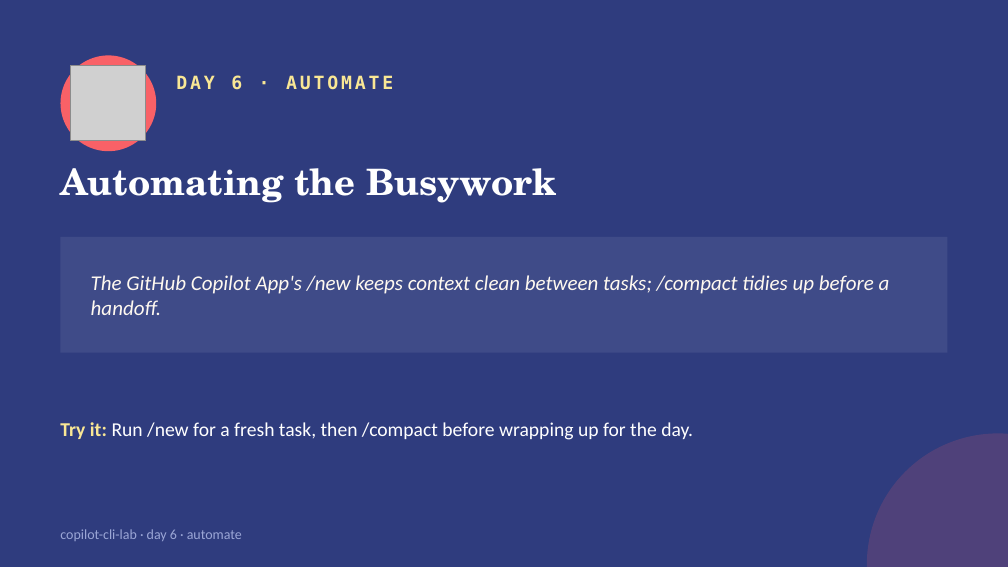
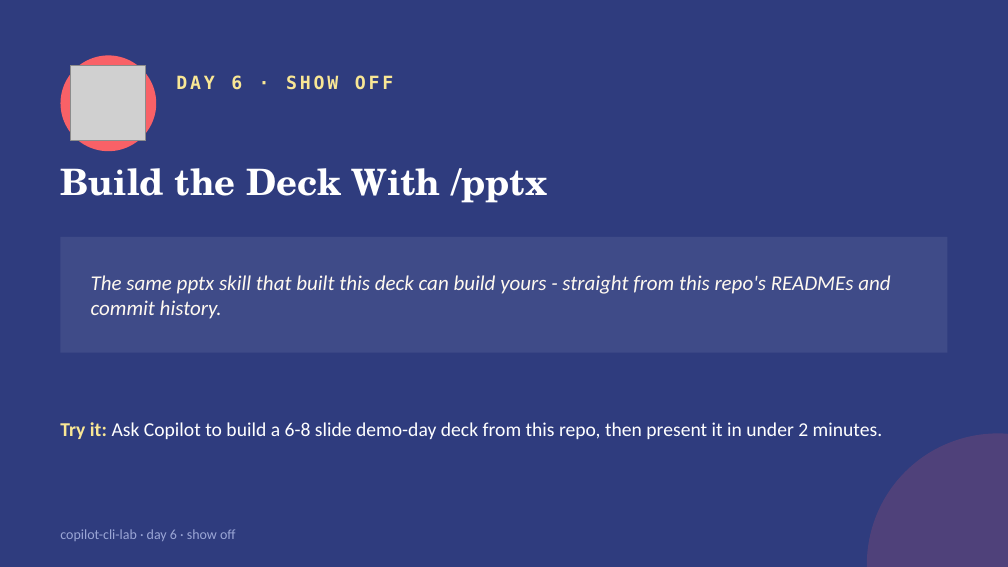
Before and after one commit to kandanai-leenutaphong-backup/copilot-cli-lab, a slide deck: slide 9 of slides/copilot-cli-lab.pptx. Drawn at 1008x567 pixels with LibreOffice and Linux fonts; fonts in the diff are those of the drawing; grey boxes stand for pictures. Boxes give left, top, right and bottom in pixels: in the first picture for what was removed or moved away, otherwise in the second. Text is boxed around its words. In the diff, an @@ line names an element or a change of style, - is before the commit and + after.

```diff
--- a/slides/copilot-cli-lab.pptx
+++ b/slides/copilot-cli-lab.pptx
@@ text at (176,75,393,90): text changed @@
-DAY 6 · AUTOMATE
+DAY 6 · SHOW OFF
@@ text at (60,168,547,203): text changed @@
-Automating the Busywork
+Build the Deck With /pptx
@@ text at (91,275,890,319): text changed @@
-The GitHub Copilot App's /new keeps context clean between tasks; /compact tidies up before a handoff.
+The same pptx skill that built this deck can build yours - straight from this repo's READMEs and commit history.
@@ text at (60,422,883,439): text changed @@
-Try it: Run /new for a fresh task, then /compact before wrapping up for the day.
+Try it: Ask Copilot to build a 6-8 slide demo-day deck from this repo, then present it in under 2 minutes.
@@ text at (60,529,236,541): text changed @@
-copilot-cli-lab · day 6 · automate
+copilot-cli-lab · day 6 · show off
```
Also in this commit, not shown: 3 other slides changed, 29 other files.
